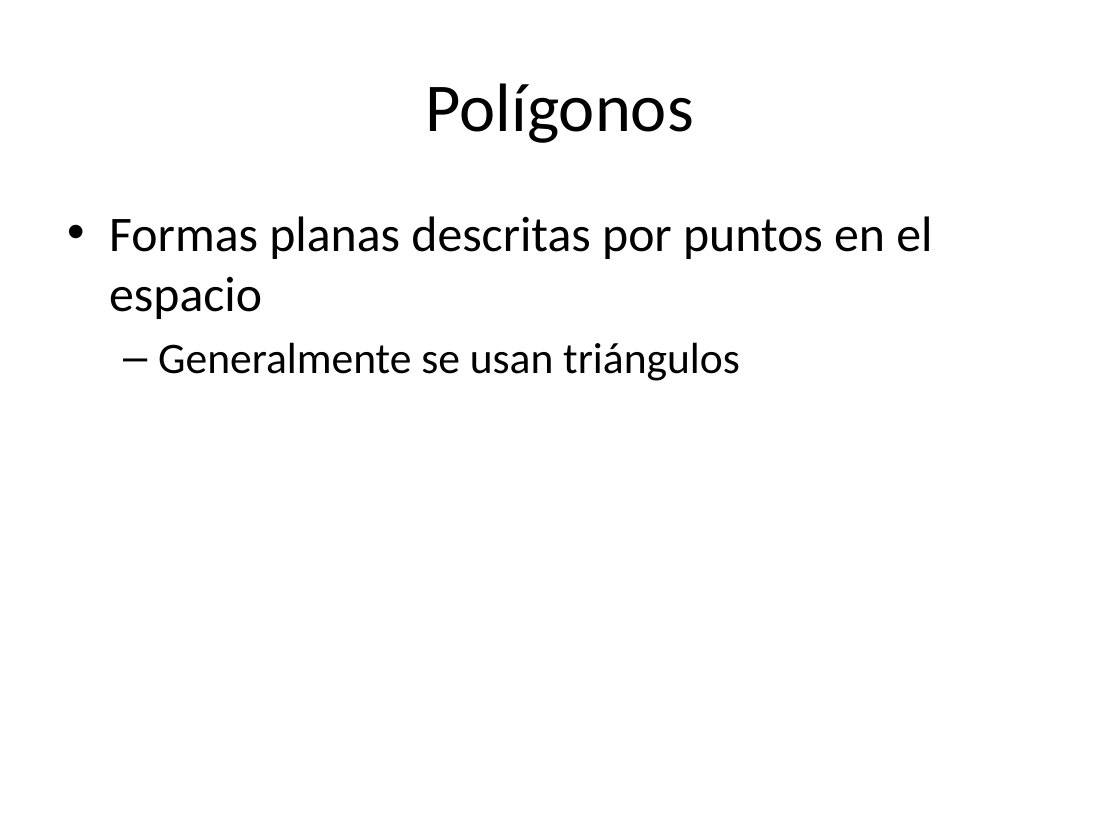
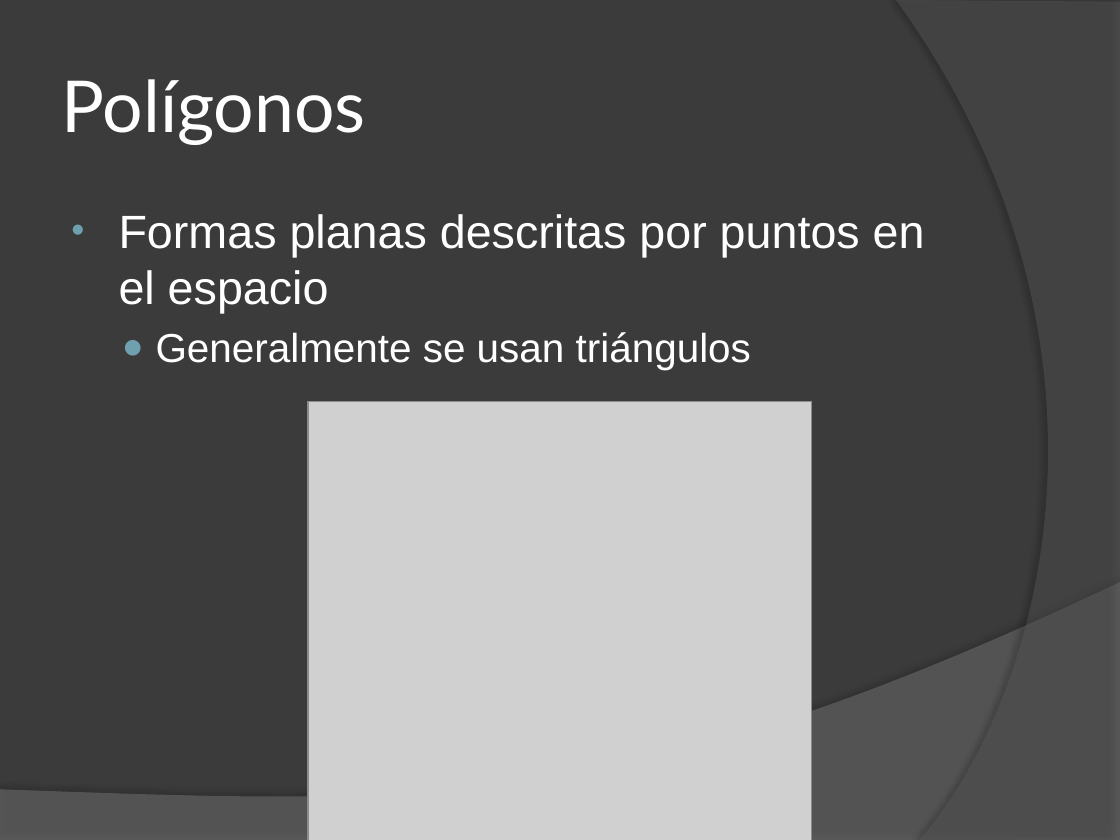
Before and after one commit to EdLev/EngineTallerGraficosUNA, a slide deck: slide 6 of Docs/Introducción a los Gráficos 3D.pptx. Drawn at 1120x840 pixels with LibreOffice and Linux fonts; fonts in the diff are those of the drawing; grey boxes stand for pictures. Boxes give left, top, right and bottom in pixels: in the first picture for what was removed or moved away, otherwise in the second. Text is boxed around its words. In the diff, an @@ line names an element or a change of style, - is before the commit and + after.

```diff
--- a/Docs/Introducción a los Gráficos 3D.pptx
+++ b/Docs/Introducción a los Gráficos 3D.pptx
@@ background #FFFFFF to #3B3B3B @@
@@ freeform shape added at (x1=896, y1=0, x2=1120, y2=840), fill #5E5E5E at 40% opacity @@
@@ title "Polígonos" at (x1=62, y1=79, x2=366, y2=145): size 44 to 46 pt, font Calibri to Lato, text colour #000000 to #FFFFFF; alignment centre to left @@
@@ text "Formas planas descritas por puntos ..." at (x1=119, y1=214, x2=925, y2=369): size 32 to 30 pt in "Formas planas descritas por puntos en el ..."; font Calibri to Arial, text colour #000000 to #FFFFFF; size 28 to 26 pt in "Generalmente se usan triángulos"; indent changed; bullet – to ● @@
@@ picture added at (x1=308, y1=401, x2=812, y2=840) @@
@@ freeform shape added at (x1=0, y1=582, x2=1120, y2=840), fill #7F7F7F at 45% opacity @@
```
Also in this commit, not shown: 6 other slides changed, 7 slides added.
